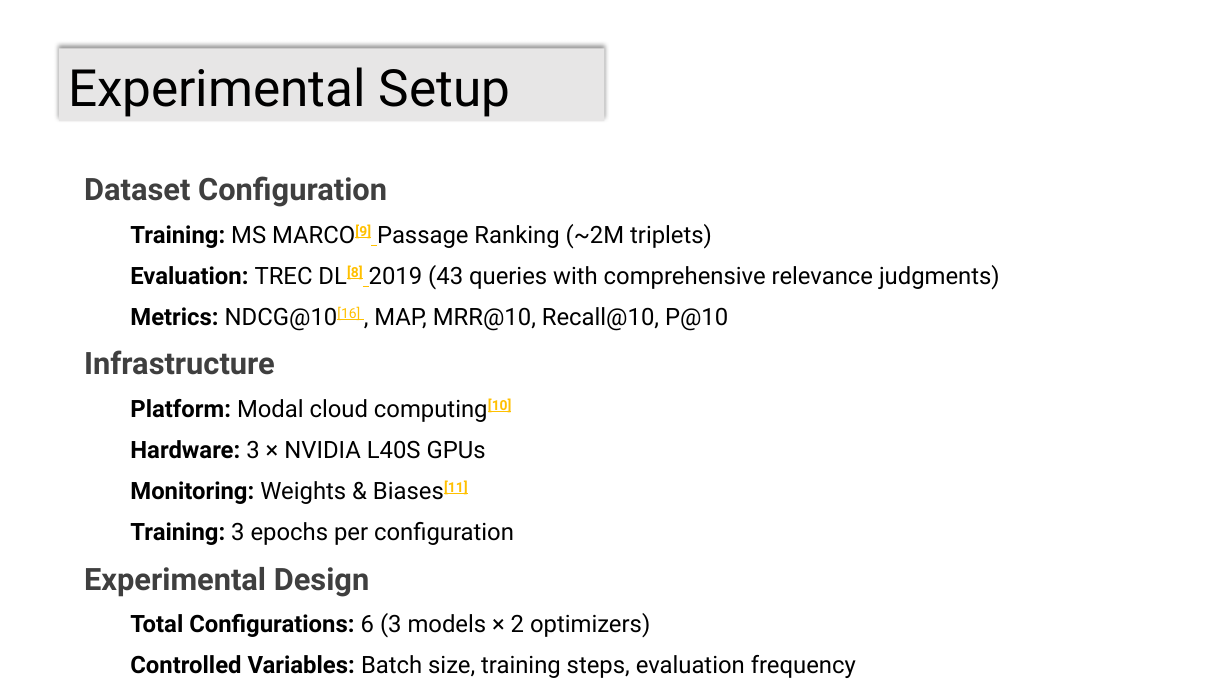
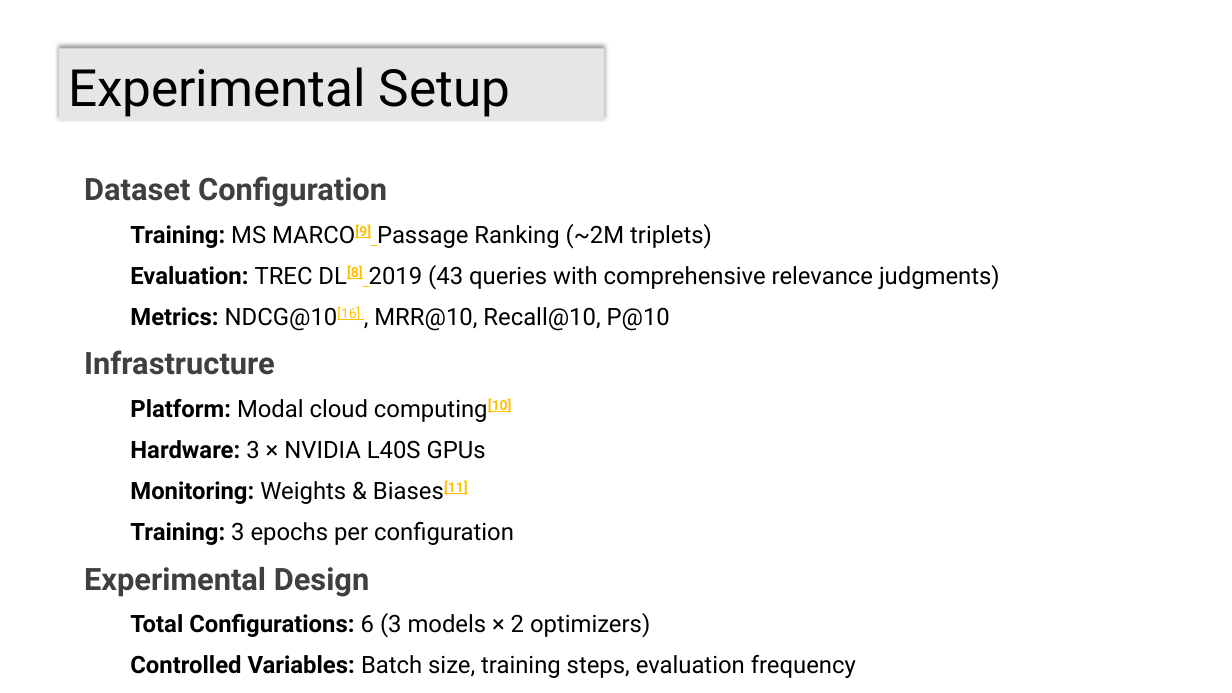
Before and after one commit to skfrost19/cross-encoder-modal, a slide deck: slide 13 of cross_encoder/thesis/Thesis_presentation.pptx. Drawn at 1232x693 pixels with LibreOffice and Linux fonts; fonts in the diff are those of the drawing. Boxes give left, top, right and bottom in pixels: in the first picture for what was removed or moved away, otherwise in the second. Text is boxed around its words. In the diff, an @@ line names an element or a change of style, - is before the commit and + after.

Commit message:
Update evaluation metrics and results in thesis presentation

```diff
--- a/cross_encoder/thesis/Thesis_presentation.pptx
+++ b/cross_encoder/thesis/Thesis_presentation.pptx
@@ text at (130, 306, 670, 330): text changed @@
-  Metrics: NDCG@10[16] , MAP, MRR@10, Recall@10, P@10
+  Metrics: NDCG@10[16] , MRR@10, Recall@10, P@10
```
Also in this commit, not shown: 4 other slides changed, 1 other file.
